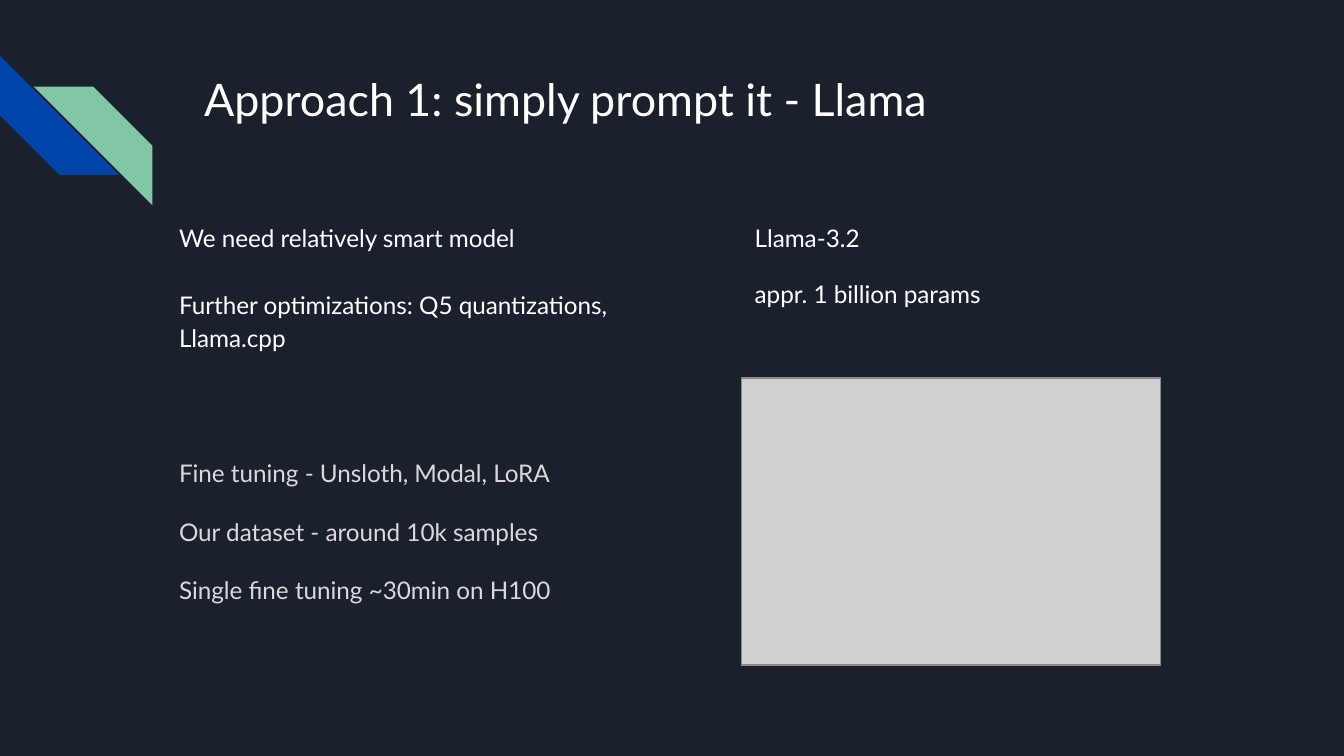
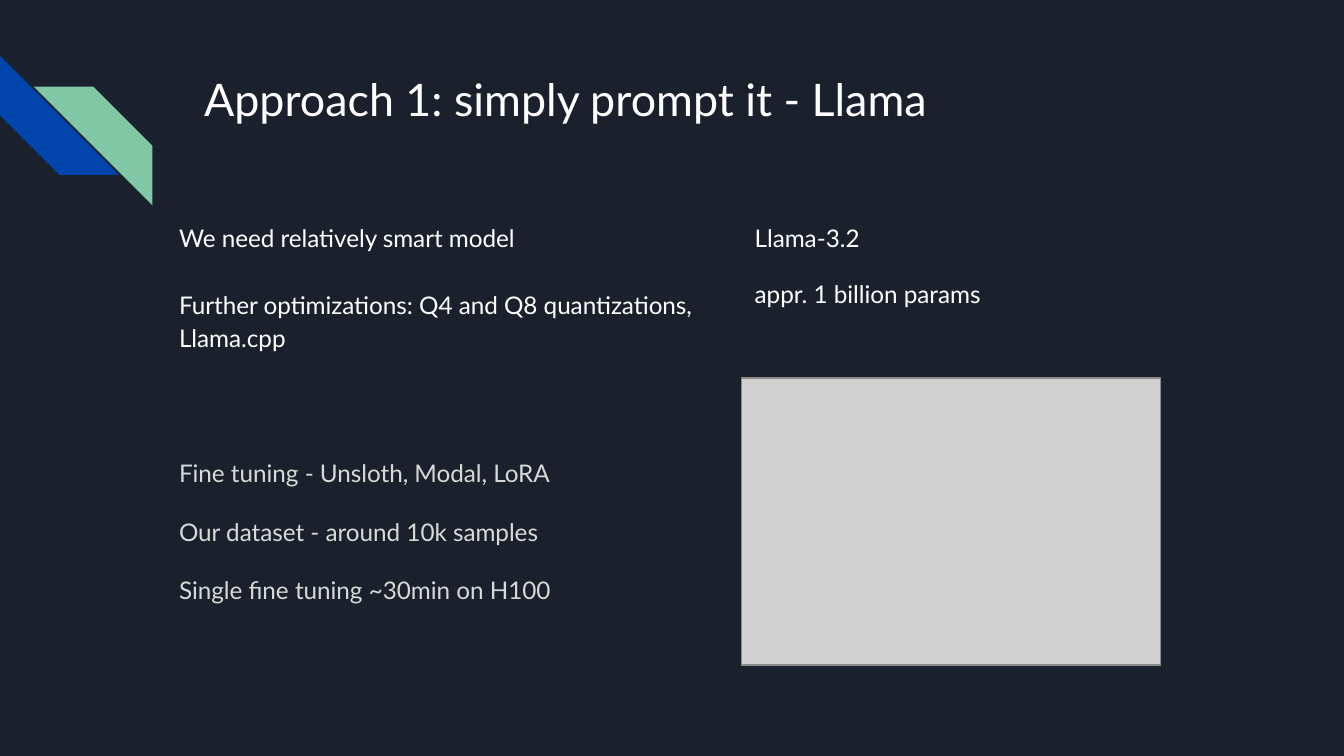
Before and after one commit to ZPP-MURMURAS/ZPP_Murmuras, a slide deck: slide 11 of docs/zpp_final_presentation.pptx. Drawn at 1344x756 pixels with LibreOffice and Linux fonts; fonts in the diff are those of the drawing; grey boxes stand for pictures. Boxes give left, top, right and bottom in pixels: in the first picture for what was removed or moved away, otherwise in the second. Text is boxed around its words. In the diff, an @@ line names an element or a change of style, - is before the commit and + after.

Commit message:
Update quantizations.

```diff
--- a/docs/zpp_final_presentation.pptx
+++ b/docs/zpp_final_presentation.pptx
@@ text at (x1=179, y1=229, x2=692, y2=351): text changed @@
-We need relatively smart model
-Further optimizations: Q5 quantizations, Llama.cpp
+We need relatively smart model
+Further optimizations: Q4 and Q8 quantizations, Llama.cpp
```
Also in this commit, not shown: 1 other slide changed.
